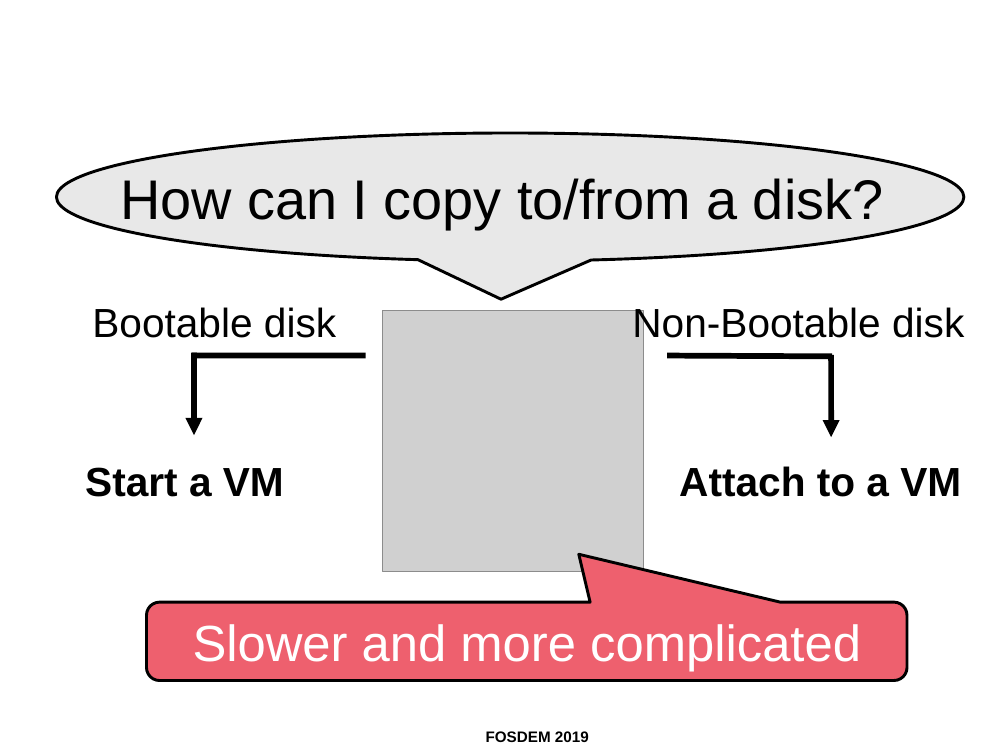
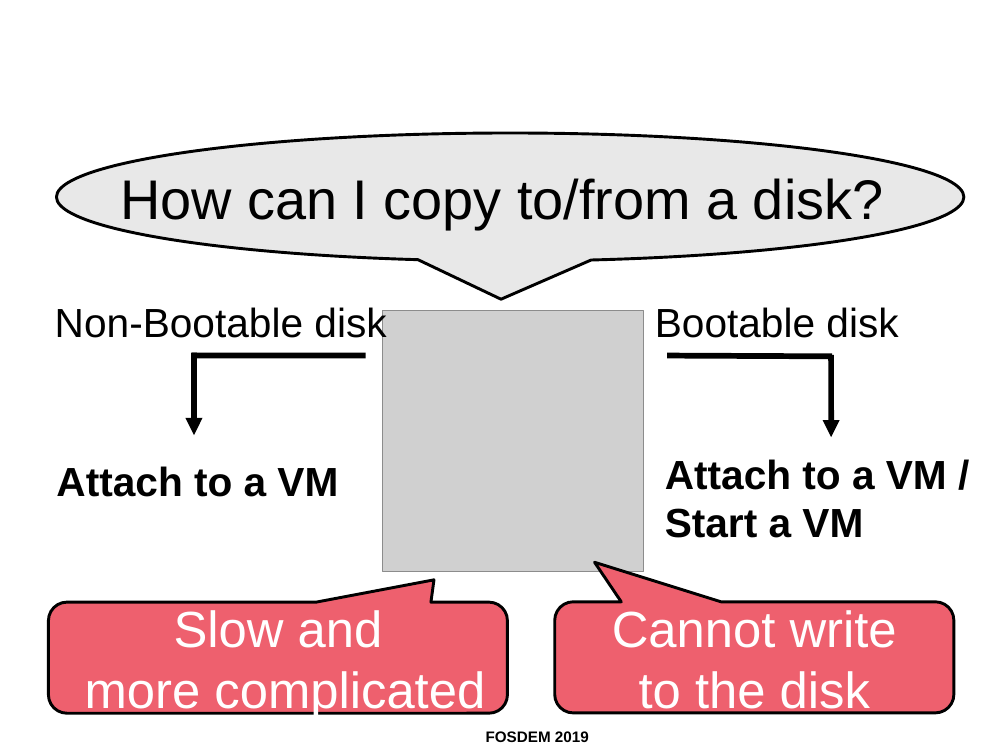
Before and after one commit to ahadas/ahadas.github.io, a slide deck: slide 9 of slides/toward_exploring_virtual_disks_using_a_file_manager.odp. Drawn at 1008x756 pixels with LibreOffice and Linux fonts; fonts in the diff are those of the drawing; grey boxes stand for pictures; background and template pictures are left out. Boxes give left, top, right and bottom in pixels: in the first picture for what was removed or moved away, otherwise in the second. Text is boxed around its words. In the diff, an @@ line names an element or a change of style, - is before the commit and + after.

```diff
--- a/slides/toward_exploring_virtual_disks_using_a_file_manager.odp
+++ b/slides/toward_exploring_virtual_disks_using_a_file_manager.odp
@@ text at <box>55,307,386,345</box>: text changed @@
-Bootable disk
+Non-Bootable disk
@@ text at <box>655,307,898,338</box>: text changed @@
-Non-Bootable disk
+Bootable disk
@@ text at <box>56,466,338,497</box>: text changed @@
-Start a VM
+Attach to a VM
@@ text at <box>665,459,947,538</box>: text changed @@
-Attach to a VM
+Attach to a VM /
+Start a VM
@@ rounded speech box "Slow and": place and size @@
-rounded speech box "Slow and" at <box>146,603,907,681</box>
+rounded speech box "Slow and" at <box>48,603,508,713</box>
@@ rounded speech box "Slow and" at <box>48,603,508,713</box>: proportions changed @@
@@ text in rounded speech box at <box>85,610,485,719</box>: text changed @@
-Slower and more complicated
+Slow and
+more complicated
@@ rounded speech box added at <box>555,602,955,713</box>, fill #EE606E, outline #000000 2.3 pt, 40 pt, text #FFFFFF @@
+Cannot write
+to the disk
```
Also in this commit, not shown: 3 other slides changed.
